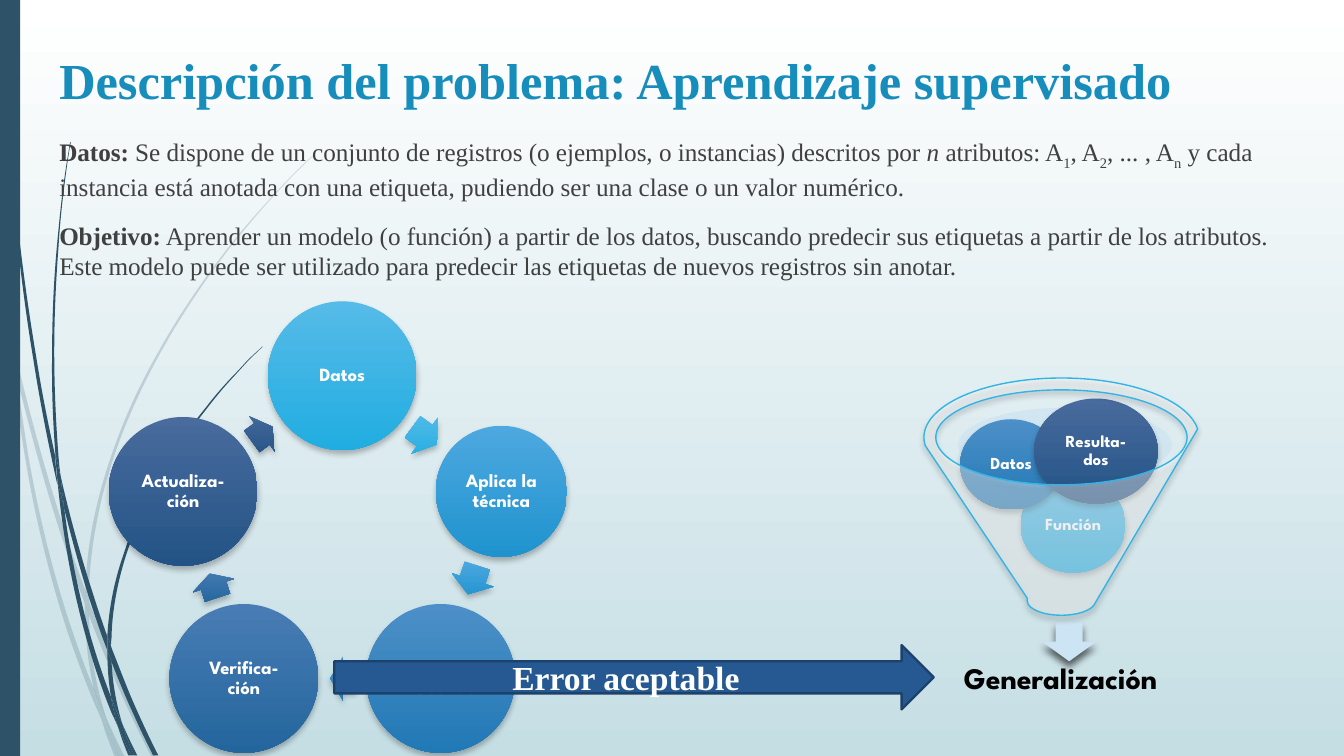
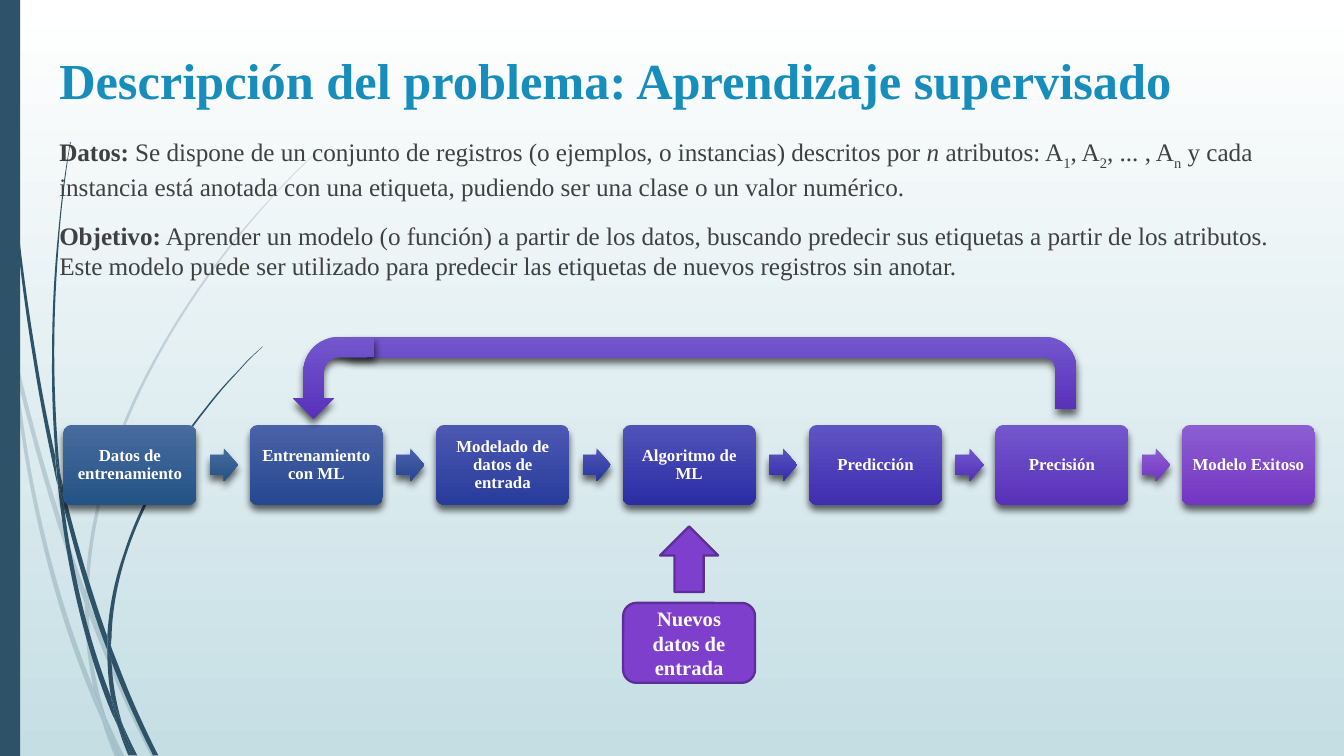
Before and after one commit to DiploDatos/AprendizajeSupervisado, a slide deck: slide 9 of Teórico/Aprendizaje Supervisado - Clase I.ppsx (slide 8 before the commit). Drawn at 1344x756 pixels with LibreOffice and Linux fonts; fonts in the diff are those of the drawing. Boxes give left, top, right and bottom in pixels: in the first picture for what was removed or moved away, otherwise in the second. Text is boxed around its words. In the diff, an @@ line names an element or a change of style, - is before the commit and + after.

```diff
--- a/Teórico/Aprendizaje Supervisado - Clase I.ppsx
+++ b/Teórico/Aprendizaje Supervisado - Clase I.ppsx
@@ bent arrow added at box(293, 337, 375, 419), fill gradient #7457CE to #5932BB @@
@@ bent arrow added at box(321, 337, 1077, 409), fill gradient #7457CE to #5932BB @@
@@ group removed at box(923, 378, 1199, 690): 4 ellipses, 4 texts, 1 down arrow, 1 funnel @@
-Generalización
-Función
-Datos
-Resulta-dos
@@ right arrow at box(210, 449, 238, 482): shadow changed; rotation 324 to 0 degrees @@
@@ right arrow at box(396, 449, 425, 482): fill gradient #57BCE9 to #22ADE2 to gradient #4B61AA to #274794; shadow changed; rotation 36 to 0 degrees @@
@@ group removed at box(109, 301, 567, 753): 5 ellipses, 5 texts, 3 right arrows @@
-Datos
-Aplica la técnica
-Obtención de salida
-Verifica-ción
-Actualiza-ción
@@ group added at box(63, 425, 1314, 504): 7 rounded rectangles, 7 texts, 4 right arrows @@
+Datos de entrenamiento
+Entrenamiento con ML
+Modelado de datos de entrada
+Algoritmo de ML
+Predicción
+Precisión
+Modelo Exitoso
@@ right arrow added at box(660, 526, 718, 591), fill #7E40CC, outline #5D2F97 1.25 pt @@
@@ rounded rectangle added at box(624, 603, 755, 683), fill #7E40CC, outline #5D2F97 1.25 pt, 11 pt, text #FFFFFF, bold @@
+Nuevos datos de entrada
@@ right arrow removed at box(335, 645, 934, 710) @@
-Error aceptable
```
Also in this commit, not shown: 6 other slides changed, 2 slides added, 1 slide removed, 1 other file.
